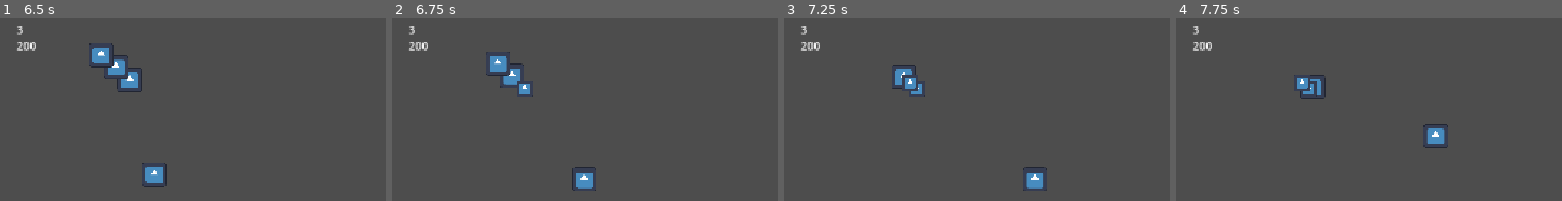
Above: before the commit, frames 1-4 (left to right).
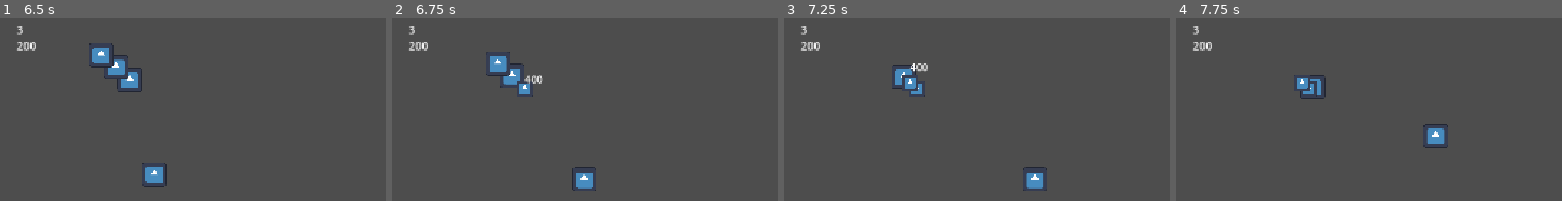
Above: after the commit, the same moments.

Repository: Yu-xo/GMTK2026
Game: Godot game, scene res://Scenes/Main/Main.tscn
Same seed, same stepped clock (60 frames per second), same inputs: the game is played once before the commit and once after it. The engine's default icon, where the game draws it, is replaced by a stand-in: a white triangle on a blue panel in a dark square.
Inputs (mouse positions are % of the whole screen's width and height, from its top left):
- Up to frame 1 (6.5 s): click "Accept" at 0.5 s; tap Enter at 1.25 s; move the mouse to (75, 55) at 1.27 s; press the mouse at (75, 55) at 1.28 s; hold D (right) 1.28-2.03 s; move the mouse to (31, 67) at 2.02 s; release the mouse at (31, 67) at 2.03 s; hold S (down) 2.03-2.78 s; tap Shift (dash) at 2.1, 3.6, 5.1 s; move the mouse to (62, 34) at 2.77 s; press the mouse at (62, 34) at 2.78 s; hold D (right) 2.78-3.53 s; move the mouse to (47, 86) at 3.52 s; release the mouse at (47, 86) at 3.53 s; hold W (up) 3.53-4.28 s; move the mouse to (83, 80) at 4.27 s; press the mouse at (83, 80) at 4.28 s; hold A (left) 4.28-5.78 s; move the mouse to (21, 43) at 5.02 s; release the mouse at (21, 43) at 5.03 s; move the mouse to (57, 61) at 5.77 s; press the mouse at (57, 61) at 5.78 s; hold S (down) from 5.78 s (still down)
- Up to frame 2 (6.75 s): move the mouse to (36, 31) at 6.52 s; release S (down) at 6.53 s; release the mouse at (36, 31) at 6.53 s; hold D (right) from 6.53 s (still down); tap Shift (dash) at 6.6 s
- Up to frame 3 (7.25 s): keep holding D (right)
- Up to frame 4 (7.75 s): move the mouse to (75, 55) at 7.27 s; release D (right) at 7.28 s; press the mouse at (75, 55) at 7.28 s; hold W (up) from 7.28 s (still down)
The pictures show only the part of the screen within x 0-50%, y 7-57%; the shares and areas given below are measured in that part.

Frame 1 is identical in both runs. In frame 2, 0.2% of the frame differs, in the area x 34-40%, y 31-37%; in frame 3, 0.1%; in frame 4, nothing differs.
Error in both runs: Invalid access to property or key 'position' on a base object of type 'Nil'. (res://Scripts/enemy_spawner.gd:80)

Commit message:
Added damage numbers

Diff:
--- a/Scenes/Characters/Enemies/EnemyMelee.tscn
+++ b/Scenes/Characters/Enemies/EnemyMelee.tscn
@@ -26,3 +26,6 @@
 shape = SubResource("RectangleShape2D_mchqt")
 
 [node name="AnimationPlayer" type="AnimationPlayer" parent="." unique_id=1880084123]
+
+[node name="Marker2D" type="Marker2D" parent="." unique_id=734889695]
+position = Vector2(0, -32)
--- a/Scenes/Characters/Enemies/EnemyRange.tscn
+++ b/Scenes/Characters/Enemies/EnemyRange.tscn
@@ -37,5 +37,8 @@
 [node name="RepositionTimer" type="Timer" parent="." unique_id=1398295444]
 one_shot = true
 
+[node name="Marker2D" type="Marker2D" parent="." unique_id=1767124231]
+position = Vector2(0, -32)
+
 [connection signal="timeout" from="ShotCooldownTimer" to="." method="_on_shot_cooldown_timer_timeout"]
 [connection signal="timeout" from="RepositionTimer" to="." method="_on_reposition_timer_timeout"]
--- a/Scenes/Characters/Enemies/EnemyTank.tscn
+++ b/Scenes/Characters/Enemies/EnemyTank.tscn
@@ -35,5 +35,8 @@
 [node name="RepositionTimer" type="Timer" parent="." unique_id=1119887821]
 one_shot = true
 
+[node name="Marker2D" type="Marker2D" parent="." unique_id=595121609]
+position = Vector2(0, -32)
+
 [connection signal="timeout" from="RushCooldownTimer" to="." method="_on_rush_cooldown_timer_timeout"]
 [connection signal="timeout" from="RepositionTimer" to="." method="_on_reposition_timer_timeout"]
--- /dev/null
+++ b/Scripts/Autoloads/DamageNumber.gd
@@ -0,0 +1,31 @@
+extends Node
+
+func _display_number(value: int, display_pos: Vector2):
+	var number = Label.new()
+	number.global_position = display_pos
+	number.text = str(value)
+	number.z_index = 5
+	number.label_settings = LabelSettings.new()
+
+	var colour = Color.WHITE
+	if value == 0:
+		colour = Color(1.0, 1.0, 1.0, 0.0)
+
+	number.label_settings.font_color = colour
+	number.label_settings.font_size = 20
+	number.label_settings.outline_color = Color.BLACK
+	number.label_settings.outline_size = 1
+
+	call_deferred("add_child", number)
+
+	await number.resized
+	number.pivot_offset = Vector2(number.size / 2)
+
+	var tween = get_tree().create_tween()
+	tween.set_parallel(true)
+	tween.tween_property(number, "position:y", number.position.y - 25, 0.5).set_ease(Tween.EASE_OUT)
+	tween.tween_property(number, "position:y", number.position.y, 0.5).set_ease(Tween.EASE_IN).set_delay(0.25)
+	tween.tween_property(number, "scale", Vector2.ZERO, 0.15).set_ease(Tween.EASE_IN).set_delay(0.3)
+
+	await tween.finished
+	number.queue_free()
--- a/Scripts/enemy.gd
+++ b/Scripts/enemy.gd
@@ -46,6 +46,7 @@
 
 func _take_damage(damage_value: int) -> void:
 	enemy_res.hp -= damage_value
+	DamageNumber._display_number(damage_value, $Marker2D.global_position)
 	if enemy_res.hp <= 0:
 		enemy_died.emit()
 		_spawn_orb()
--- a/project.godot
+++ b/project.godot
@@ -18,6 +18,7 @@
 [autoload]
 
 UpgardeEffects="*uid://c7i4s3mydncq4"
+DamageNumber="*uid://cqvmq4vyru02g"
 
 [display]
 
Not shown, added: Scripts/Autoloads/DamageNumber.gd.uid
